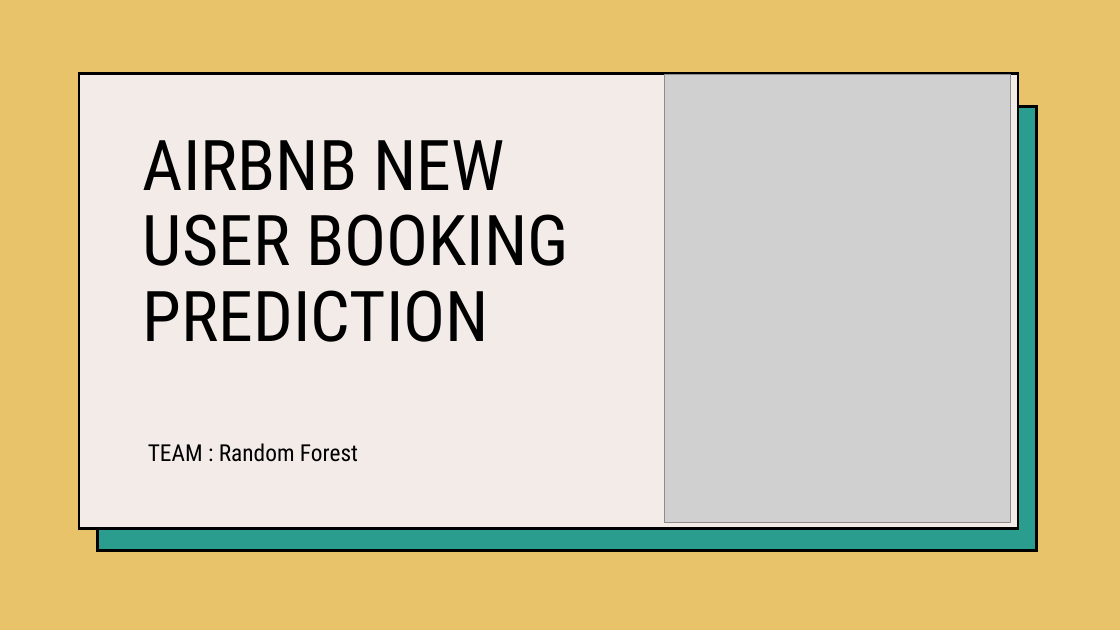
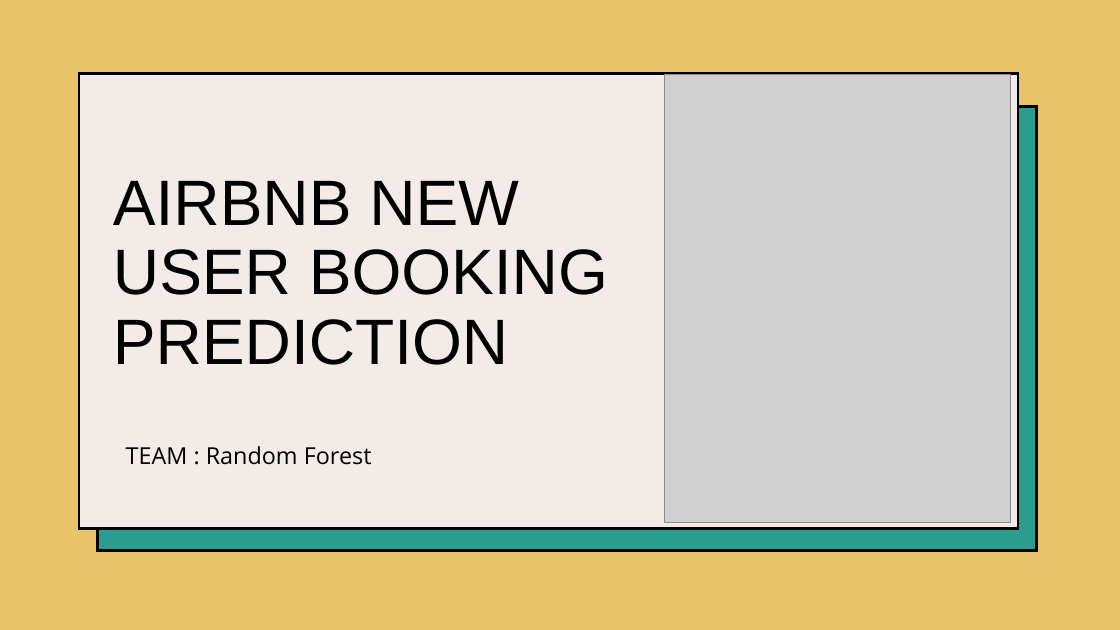
Before and after one commit to volkaseezn/Random-Forest-Premier-Project, a slide deck: slide 1 of AIRBNB NEW USER BOOKING PREDICTION.pptx. Drawn at 1120x630 pixels with LibreOffice and Linux fonts; fonts in the diff are those of the drawing; grey boxes stand for pictures. Boxes give left, top, right and bottom in pixels: in the first picture for what was removed or moved away, otherwise in the second. Text is boxed around its words. In the diff, an @@ line names an element or a change of style, - is before the commit and + after.

```diff
--- a/AIRBNB NEW USER BOOKING PREDICTION.pptx
+++ b/AIRBNB NEW USER BOOKING PREDICTION.pptx
@@ title "AIRBNB NEW USER BOOKING PREDICTION" moved from (x1=143, y1=140, x2=569, y2=342) to (x1=113, y1=181, x2=608, y2=365) @@
@@ title "AIRBNB NEW USER BOOKING PREDICTION" at (x1=113, y1=181, x2=608, y2=365): size 60 to 55 pt, font Roboto Condensed to Arial @@
@@ subtitle "TEAM : Random Forest" moved from (x1=148, y1=443, x2=358, y2=462) to (x1=126, y1=446, x2=372, y2=465) @@
@@ subtitle "TEAM : Random Forest" at (x1=126, y1=446, x2=372, y2=465): font Roboto Condensed to Open Sans @@
```
Also in this commit, not shown: 12 other slides changed.
